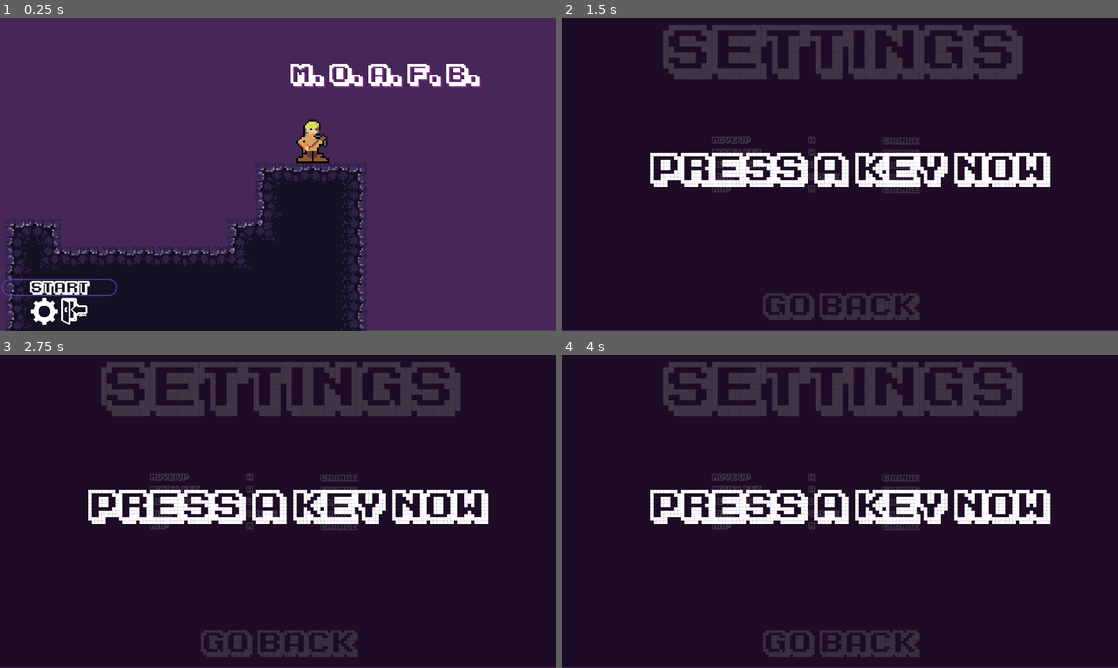
Above: before the commit, frames 1-4 (two rows, left to right).
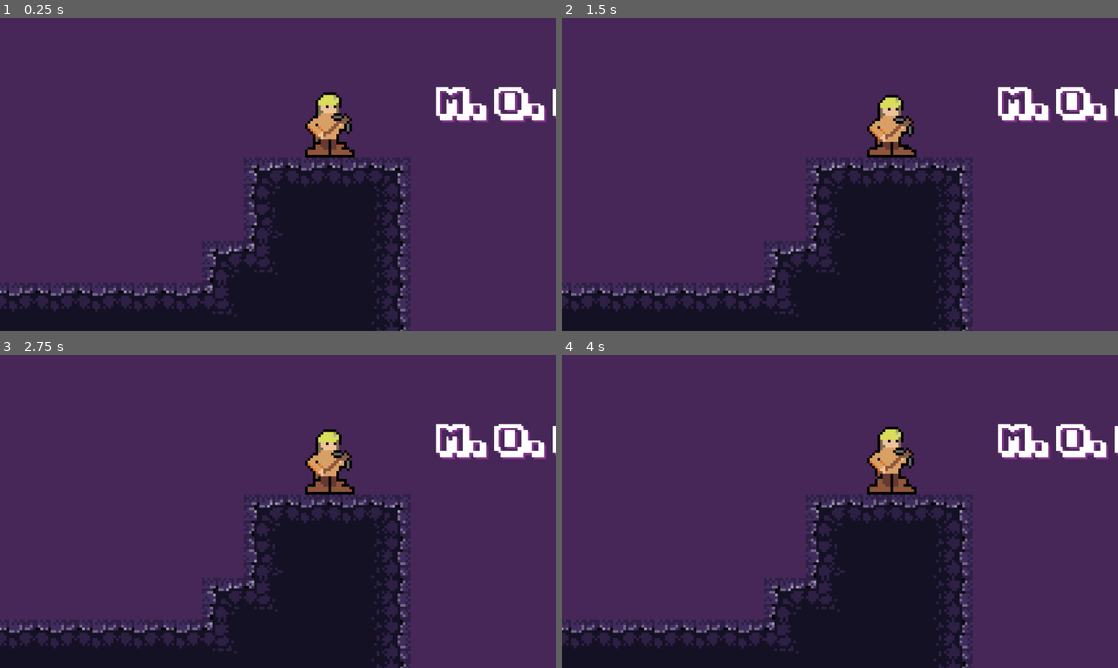
Above: after the commit, the same moments.

Repository: AuraDvin/MOAFB
Game: Godot game, scene res://Assets/Scenes/Main_Menu_scene.tscn
Two runs of this game, one before a commit and one after it. Both use one fixed random seed, a clock stepped at 60 frames per second and the inputs below.
Inputs (mouse positions are in pixels of both pictures, inside the frame that each line leads up to):
- Up to frame 1 (0.25 s): no input
- Up to frame 2 (1.5 s): click (606, 312) at 0.52 s; click (901, 140) at 1.25 s, where only the run before the commit has a clickable "Change"
- Up to frame 3 (2.75 s): click (339, 489) at 2 s, where only the run before the commit has a clickable "Change"
- Up to frame 4 (4 s): click (901, 502) at 2.75 s, where only the run before the commit has a clickable "Change"; click (901, 514) at 3.5 s, where only the run before the commit has a clickable "Change"

The runs differ from the first frame. In frame 1, 19% of the frame differs, in the area x 0-100%, y 14-100%; in frame 2, 78%; in frame 3, 78%, in the area x 0-100%, y 0-100%; in frame 4, 78%.

Commit message:
quick changes & fixes

Diff:
--- a/Assets/Scenes/End Level.gd
+++ b/Assets/Scenes/End Level.gd
@@ -37,6 +37,7 @@
 		done = true
 	back_button.visible = true
 	set_process(false)
+	AutoLoad.gold = 0
 
 func _on_End_Level_finished_writing():
 	timer.start()
@@ -52,4 +53,4 @@
 
 
 func _on_Back_to_main_pressed():
-	get_tree().change_scene("res://Assets/Scenes/Main_Menu_scene.tscn")
+	var _on_scene_change_return = get_tree().change_scene("res://Assets/Scenes/Main_Menu_scene.tscn")
--- a/Assets/Scenes/mining.tscn
+++ b/Assets/Scenes/mining.tscn
@@ -103,7 +103,8 @@
 
 func _on_Player_left_level():
 	get_tree().get_root().get_node(\"Door\").queue_free()
-	get_tree().change_scene(\"res://Assets/Scenes/End Level.tscn\")
+	var _change_scene_return = get_tree().change_scene(\"res://Assets/Scenes/End Level.tscn\")
+
 "
 
 [sub_resource type="ShaderMaterial" id=4]
--- a/Scripts/AutoLoad/AutoLoad.gd
+++ b/Scripts/AutoLoad/AutoLoad.gd
@@ -3,7 +3,7 @@
 signal addedGold (amount)
 
 var doLog = false
-var gold = 0
+var gold = 200
 var spawnable_locations = []
 
 func _ready():
--- a/Scripts/CaveGeneration/caveGenerator.gd
+++ b/Scripts/CaveGeneration/caveGenerator.gd
@@ -1,8 +1,6 @@
 extends Node
 
-#signal finished_generating
-signal new_world_position_of_smart_cursor (new_position_of_cursor)
-#signal moment(x,y)
+signal new_world_position_of_smart_cursor(new_position_of_cursor)
 
 const MISSING_TILE_MAP_ERROR = "Tile Map is not defined! Make sure to set this scene as a child of a tile map node in your tree"
 const SMART_CURSOR = preload("res://Assets/smart-cursor-64.png")
@@ -17,19 +15,18 @@
 export (float) var noise_lacunarity = 0.2
 export (float) var noise_treshold = 0.2
 export (bool) var redraw setget _redraw
-# export (float) var noise_gold_treshold = 0.001
 
 var tile_map: TileMap
 var simplex_noise: OpenSimplexNoise = OpenSimplexNoise.new()
 var rng = RandomNumberGenerator.new()
-var rndmMin = 10000000  # 10_000_000
-var rndmMax = 99999999  # 99_999_999
-var smart_cursor
+var rndmMin = 10_000_000
+var rndmMax = 99_999_999
+var smart_cursor: Sprite
 var gold_locations = []
 var banana = []
 
 class test:
-	static func moment (a, b) -> bool:
+	static func moment(a, b) -> bool:
 		if a.x > b.x or (a.x == b.x and a.y > b.y):
 			return true
 		return false
@@ -37,7 +34,6 @@
 #var debug_sprite = preload("res://icon.png") # neki
 
 func _ready():
-#	print_debug("cave generator ready")
 	rng.randomize()
 	world_seed = String(rng.randi_range(rndmMin, rndmMax))
 	tile_map = get_parent() as TileMap
@@ -81,7 +77,7 @@
 		else:
 			var newNewPosition = newPosition
 			var iteration = 0
-			while(gold_locations.has(newNewPosition)):
+			while (gold_locations.has(newNewPosition)):
 				newNewPosition.x += 4
 				if (iteration > 4):
 					newNewPosition.x = newPosition.x
@@ -116,51 +112,6 @@
 				AutoLoad.add_spawnable(Vector2(x, y))
 
 	tile_map.update_dirty_quadrants()
-	# for x in range(10):
-	# 	for y in range(10):
-	# 		var tile_position = Vector2(x, y) * 0.25 * tile_map.cell_size
-	# 		var gold_ore_moment = Sprite.new()
-	# 		var local = tile_map.to_local(tile_position)
-	# 		var world = tile_map.map_to_world(local)
-	# 		var global = tile_map.to_global(world)  + Vector2(0, 2 * tile_map.cell_size.y - 4)
-
-	# 		gold_ore_moment.scale *= 2
-	# 		gold_ore_moment.texture = ORE_TEXTURE
-	# 		gold_ore_moment.centered = false
-	# 		gold_ore_moment.z_index = 2
-
-	# 		# gold_ore_moment.set_global_position(local)
-	# 		gold_ore_moment.set_global_position(global)
-	# 		get_tree().get_root().call_deferred("add_child", gold_ore_moment)
-	# print_debug(moments)
-#	emit_signal("finished_generating")
-
-# var moments = []
-
-# func _on_caveGenerator_moment(x,y):
-# 	var sx = tile_map.to_local(Vector2(x,y)).x
-# 	var sy = tile_map.to_local(Vector2(x,y)).y
-
-# 	x = sx
-# 	y = sy
-
-# 	var cellvalue = tile_map.get_cellv(Vector2(x, y))
-# 	moments.push_back(cellvalue)
-# 	if cellvalue != -1:
-# 		var tile_position = Vector2(x, y - 2) * 0.25 * tile_map.cell_size
-# 		var gold_ore_moment = Sprite.new()
-# 		var local = tile_map.to_local(tile_position)
-# 		var world = tile_map.map_to_world(local)
-# 		var global = tile_map.to_global(world)  + Vector2(0, 2 * tile_map.cell_size.y - 4)
-
-# 		gold_ore_moment.scale *= 2
-# 		gold_ore_moment.texture = ORE_TEXTURE
-# 		gold_ore_moment.centered = false
-# 		gold_ore_moment.z_index = 2
-
-# 		# gold_ore_moment.set_global_position(local)
-# 		gold_ore_moment.set_global_position(global)
-# 		get_tree().get_root().call_deferred("add_child", gold_ore_moment)
 
 func _set_autotile(x: int, y: int) -> void:
 	tile_map.set_cell(x, y,
@@ -170,18 +121,18 @@
 		false,
 		tile_map.get_cell_autotile_coord(x, y))
 	tile_map.update_bitmask_area(Vector2(x, y))
-#	emit_signal("moment",x,y)
+
 
 func _removeTile(x: int, y: int) -> void:
 	var global = Vector2(x, y)
 	var local = tile_map.to_local(global)
 	var position = tile_map.world_to_map(local)
 
-	# Delete the local tile
+	#. Delete the local tile
 	tile_map.set_cell(position.x, position.y, -1)
 	tile_map.update_bitmask_area(position)
 
-	# Now to get the position of the tile in real world
+	#. Now to get the position of the tile in real world
 	var world_location = tile_map.map_to_world(position)
 	var global_location = tile_map.to_global(world_location)
 
@@ -217,10 +168,9 @@
 func _on_tempScene_clear_area_around_player_spawn(spawn_location):
 	var map = tile_map.world_to_map(spawn_location)
 	var location = tile_map.to_local(map)
-	for x in range (location.x - 4, location.x + 4):
+	for x in range(location.x - 4, location.x + 4):
 		for y in range(location.y - 4, location.y + 4):
 			tile_map.set_cell(x, y, -1)
-			tile_map.update_bitmask_area(Vector2(x,y))
+			tile_map.update_bitmask_area(Vector2(x, y))
 			y += 1
 		x += 1
-#	print_debug("Finished")
--- a/Scripts/Enemy/enemy.gd
+++ b/Scripts/Enemy/enemy.gd
@@ -112,7 +112,7 @@
 	player_location = player.position
 
 	var distance_to_player = position.distance_to(player_location)
-	return not distance_to_player > 700
+	return not (distance_to_player > 200 or distance_to_player < 5 )
 #	if distance > 700:
 #		return false
 
--- a/Scripts/Menu/Menu.gd
+++ b/Scripts/Menu/Menu.gd
@@ -1,6 +1,4 @@
 extends Control
-
-signal go_to_options
 
 var last_mouse_position = Vector2.ZERO
 var pointer_invisible_timestamp = 0
@@ -42,7 +40,7 @@
 	get_tree().quit()
 
 func _on_Options_Button_pressed():
-	get_tree().change_scene("res://Assets/Scenes/settings.tscn")
+	var _scene_change_return = get_tree().change_scene("res://Assets/Scenes/settings.tscn")
 	pass
 #	$Main.visible = false
 #	$GameTitle.visible = false
--- a/Scripts/Player/Player.gd
+++ b/Scripts/Player/Player.gd
@@ -37,7 +37,6 @@
 
 func _ready():
 	for member in get_tree().get_nodes_in_group("Enemy"):
-#		print_debug(member)
 		member.connect("enemy_died", self, "_on_get_kill")
 
 	mySprite.play("default")
--- a/project.godot
+++ b/project.godot
@@ -25,8 +25,8 @@
 
 [display]
 
-window/size/width=1280
-window/size/height=720
+window/size/width=853
+window/size/height=480
 window/vsync/use_vsync=false
 window/stretch/mode="viewport"
 window/stretch/aspect="keep"
